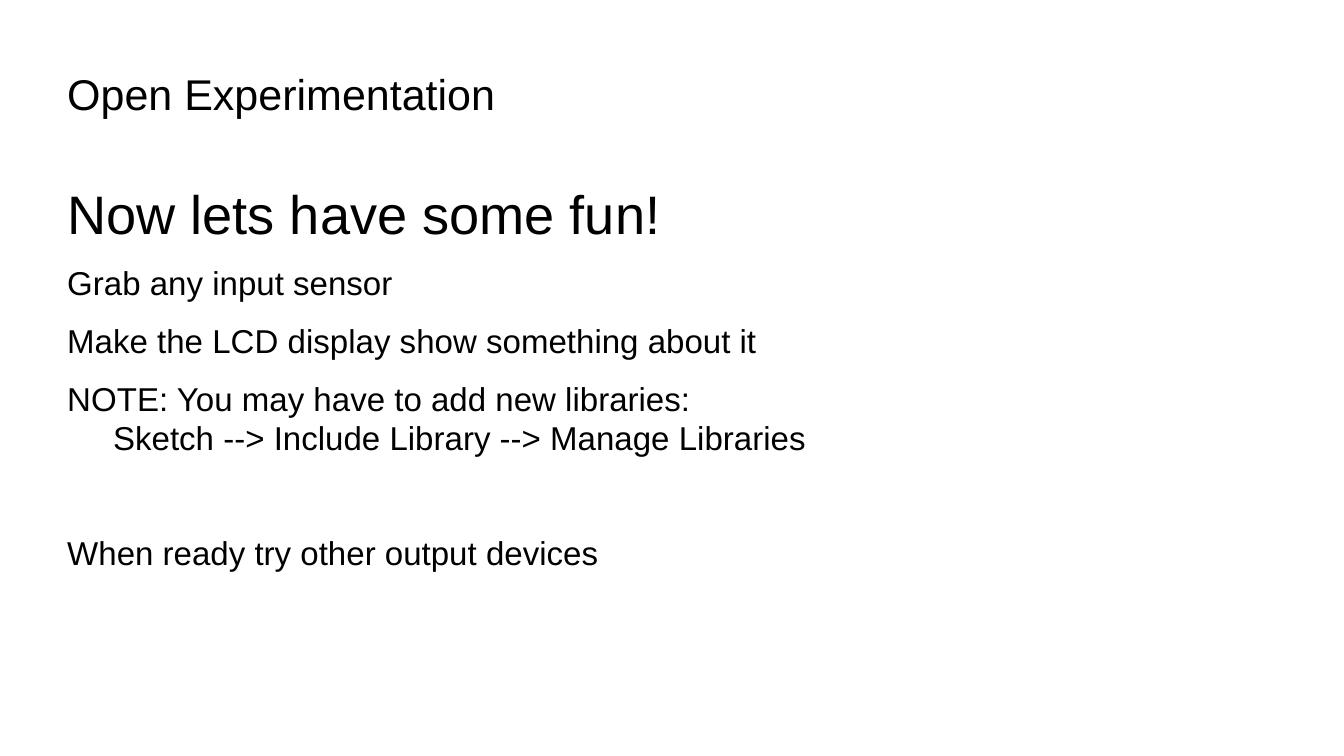
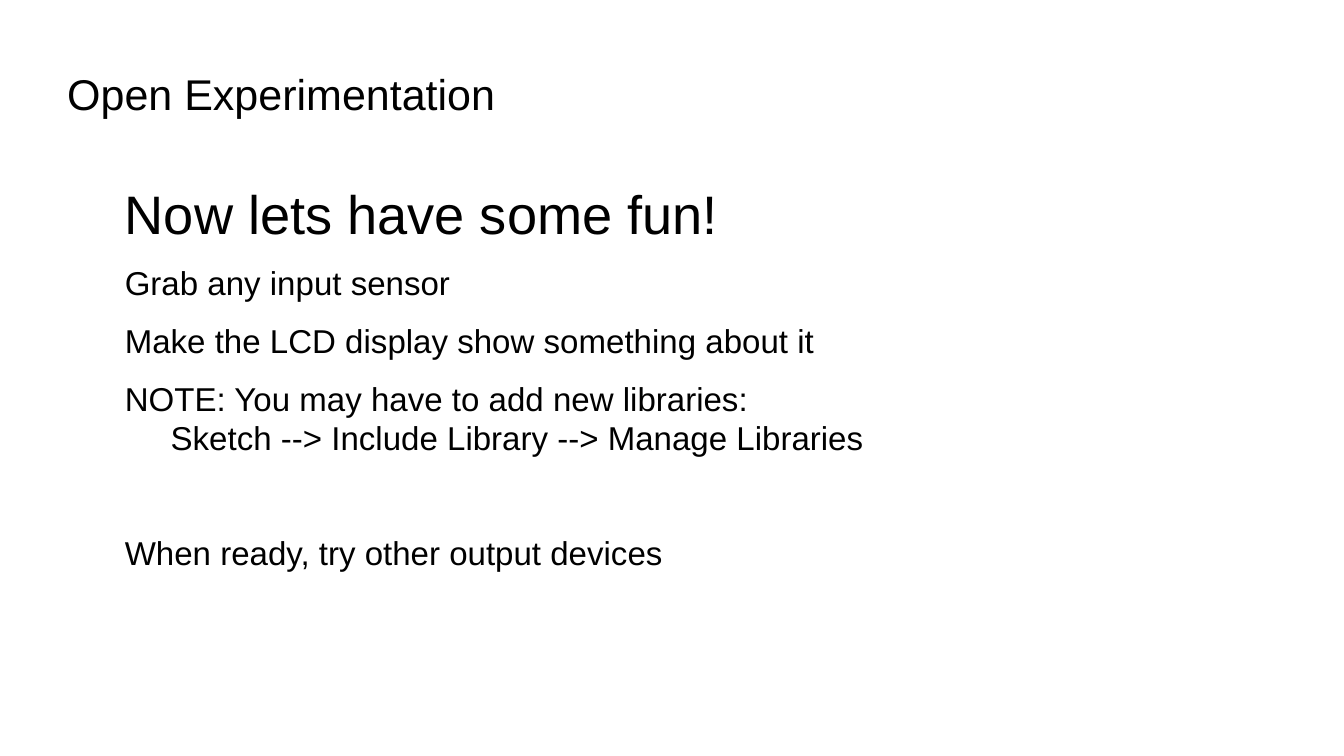
Before and after one commit to bradakelly/ArduinoDevelopmentWorkshop, a slide deck: slide 30 of CourseSlideshow.odp (slide 25 before the commit). Drawn at 1344x756 pixels with LibreOffice and Linux fonts; fonts in the diff are those of the drawing; background and template pictures are left out. Boxes give left, top, right and bottom in pixels: in the first picture for what was removed or moved away, otherwise in the second. Text is boxed around its words. In the diff, an @@ line names an element or a change of style, - is before the commit and + after.

Commit message:
ADded schematics and analog input slides

```diff
--- a/CourseSlideshow.odp
+++ b/CourseSlideshow.odp
@@ text "Now lets have some fun!": place and size @@
-text "Now lets have some fun!" at [67,194,806,572]
+text "Now lets have some fun!" at [125,194,863,572]
@@ text at [125,541,662,572]: text changed @@
-When ready try other output devices
+When ready, try other output devices
```
Also in this commit, not shown: 4 other slides changed, 5 slides added.
